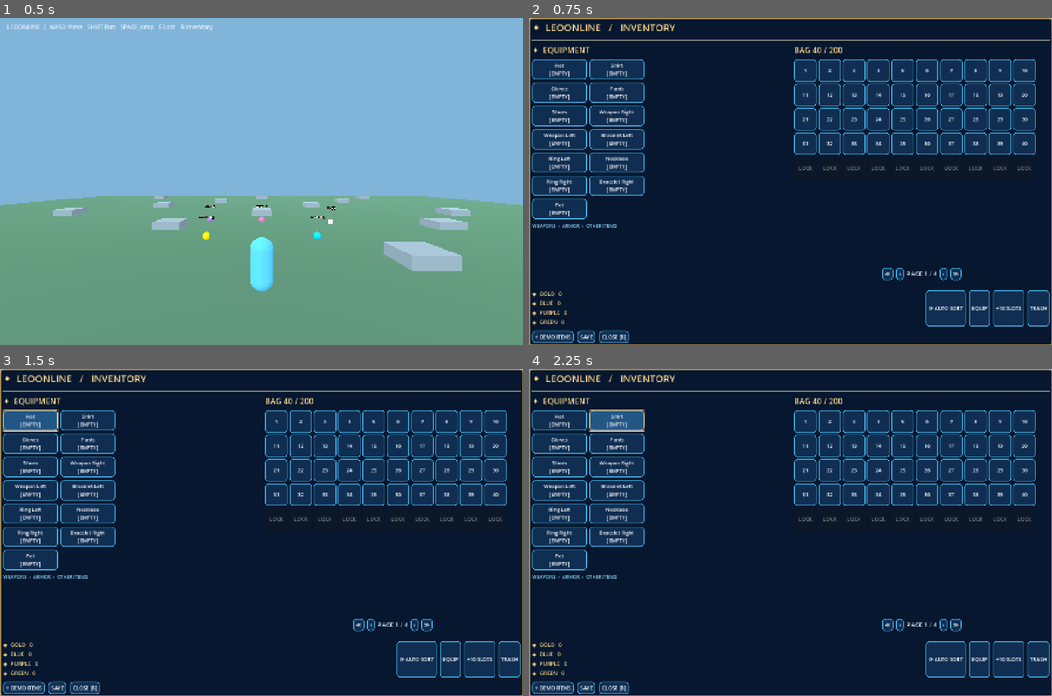
Above: before the commit, frames 1-4 (two rows, left to right).
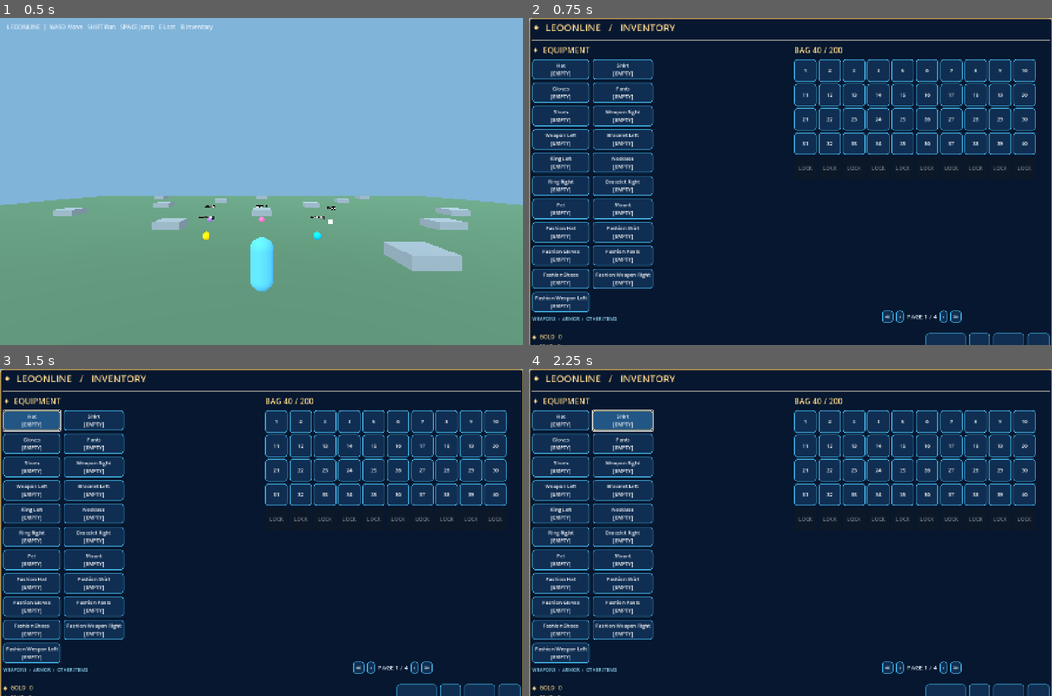
Above: after the commit, the same moments.

Repository: redfullmoon209-debug/Leoonline
Game: Godot game, scene res://scenes/main.tscn
Two runs of this game, one before a commit and one after it. Both use one fixed random seed, a clock stepped at 60 frames per second and the inputs below.
Inputs (mouse positions are in pixels of both pictures, inside the frame that each line leads up to):
- Up to frame 1 (0.5 s): no input
- Up to frame 2 (0.75 s): tap Enter at 0.5 s; move the mouse to (816, 181) at 0.52 s; hold W (forward) from 0.53 s (still down); hold B (bag) from 0.53 s (still down)
- Up to frame 3 (1.5 s): tap Space (jump) at 0.77 s; release W (forward) at 1.25 s; release B (bag) at 1.25 s; click "Hat [EMPTY]" at 1.25 s
- Up to frame 4 (2.25 s): click "Shirt [EMPTY]" at 2 s

Frame 1 is identical in both runs. In frame 2, 13% of the frame differs, in the area x 0-100%, y 12-100%; in frame 3, 13%; in frame 4, 13%.

Commit message:
inventory: add persistent left/right fashion weapons, fashion slots and mount

Diff:
--- a/scripts/store.gd
+++ b/scripts/store.gd
@@ -9,9 +9,11 @@
  "boots":{"name":"Blue Boots","kind":"armor","slot":"shoes"},
  "potion":{"name":"HP Potion","kind":"other"},
  "scroll":{"name":"Bag +10 Scroll","kind":"other"},
- "wood":{"name":"Wood","kind":"other"}
+ "wood":{"name":"Wood","kind":"other"},
+ "fashion_blade":{"name":"Moonlight Fashion Sword","kind":"fashion","slot":"fashion_weapon_right"},
+ "fashion_dagger":{"name":"Crystal Fashion Dagger","kind":"fashion","slot":"fashion_weapon_left"}
 }
-const EQUIPMENT = ["hat","shirt","gloves","pants","shoes","weapon_right","weapon_left","bracelet_left","ring_left","necklace","ring_right","bracelet_right","pet"]
+const EQUIPMENT = ["hat","shirt","gloves","pants","shoes","weapon_right","weapon_left","bracelet_left","ring_left","necklace","ring_right","bracelet_right","pet","mount","fashion_hat","fashion_shirt","fashion_gloves","fashion_pants","fashion_shoes","fashion_weapon_right","fashion_weapon_left"]
 var slots: Array = []
 var equipped: Dictionary = {}
 var currency: Dictionary = {"gold":"0","blue":"0","purple":"0","green":"0"}
